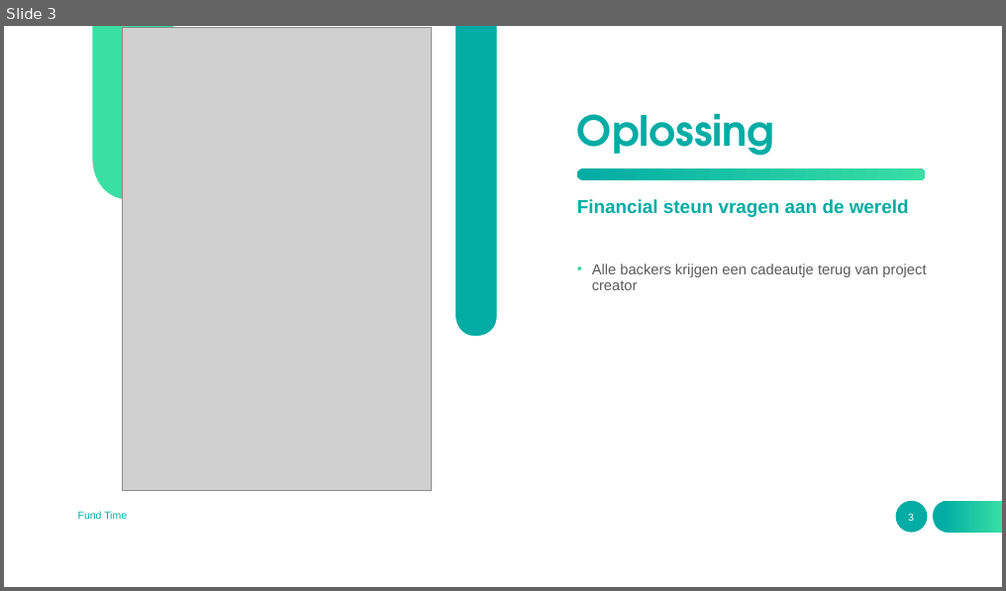
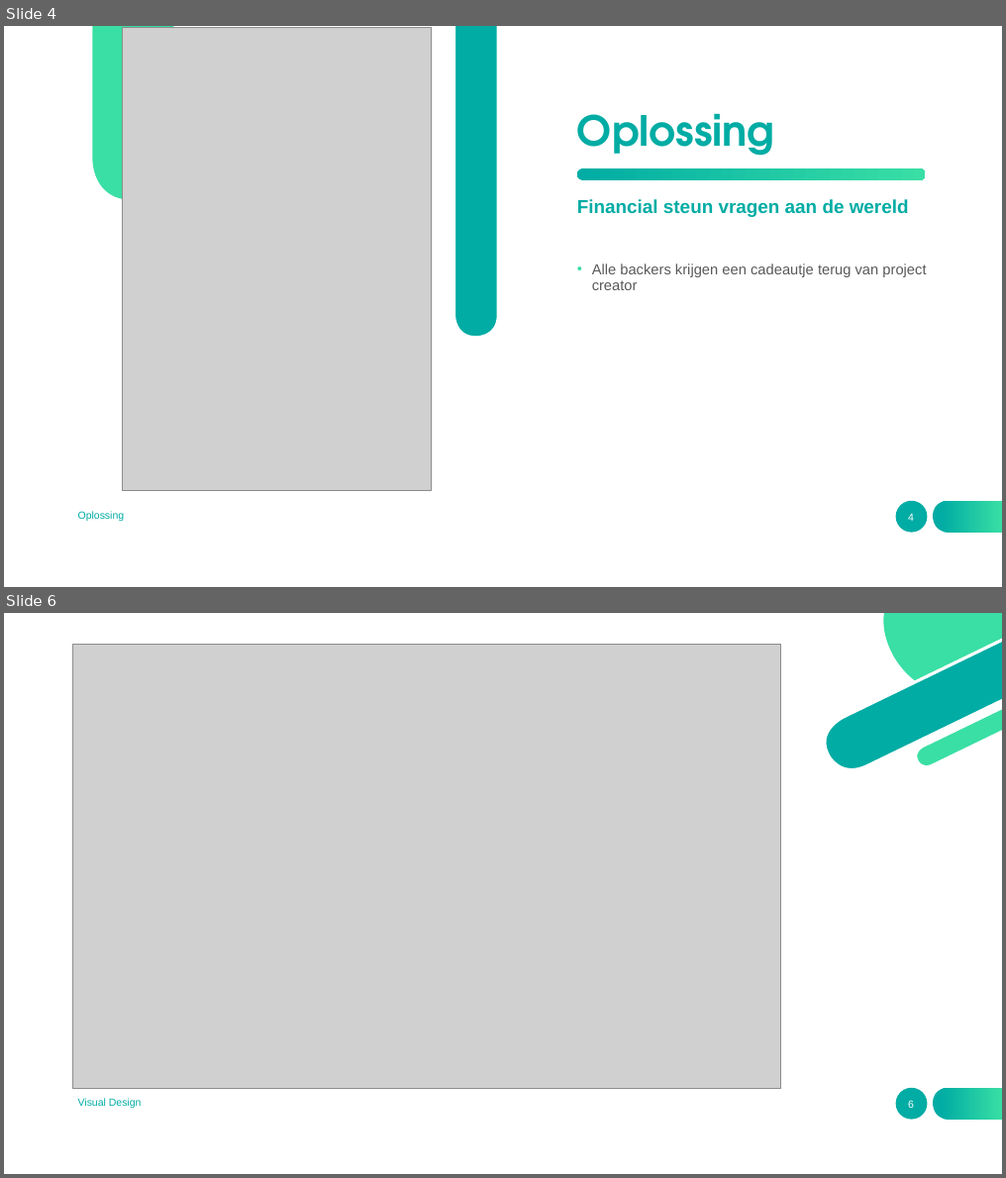
Before and after one commit to nawatend/fundtime, a slide deck: docs/Fund Time.pptx. Shown one above the other, each under a label of ours: slide 3 before the commit, slides 4 and 6 after it; the slides between them are not shown. The pictures are 1006x591 and 1006x1178 pixels, drawn with LibreOffice and Linux fonts; fonts in the diff are those of the drawing; grey boxes stand for pictures. Boxes give left, top, right and bottom in pixels: in the first picture for what was removed or moved away, otherwise in the second. Text is boxed around its words. In the diff, an @@ line names an element or a change of style, - is before the commit and + after.

```diff
--- a/docs/Fund Time.pptx
+++ b/docs/Fund Time.pptx
@@ slide 6 added at (4, 613, 1002, 1174), background #FFFFFF; not listed: 2 template elements that a slide beside it also shows @@
@@ group added at (823, 613, 1002, 771): 6 freeform shapes @@
@@ picture added at (73, 645, 781, 1089) @@
@@ text added at (78, 1098, 142, 1108), 10 pt, text #00ACA4 @@
+Visual Design
@@ page number added at (908, 1100, 914, 1108), 10 pt, text #FFFFFF @@
+6
@@ what was slide 3 is now slide 4 @@
@@ slide 4 changed as well @@
@@ text at (78, 511, 125, 521): text changed @@
-Fund Time
+Oplossing
@@ page number at (908, 514, 914, 521): text changed @@
-3
+4
```
Also in this commit, not shown: 4 other slides changed, 7 other slides added, 6 slides removed, 4 other files.
